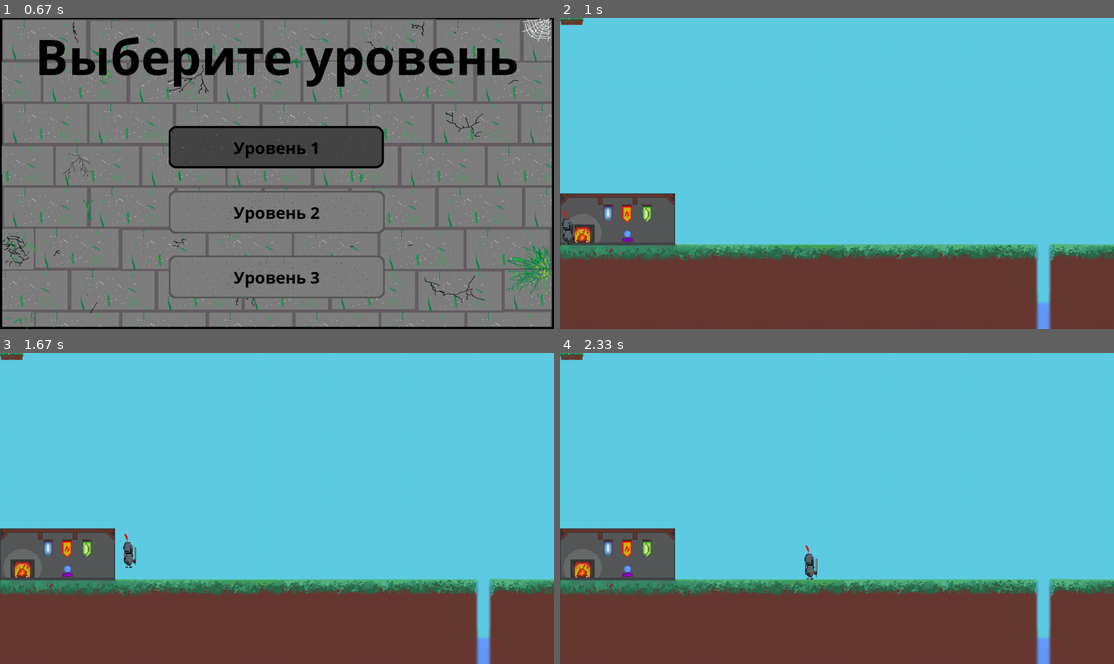
Above: before the commit, frames 1-4 (two rows, left to right).
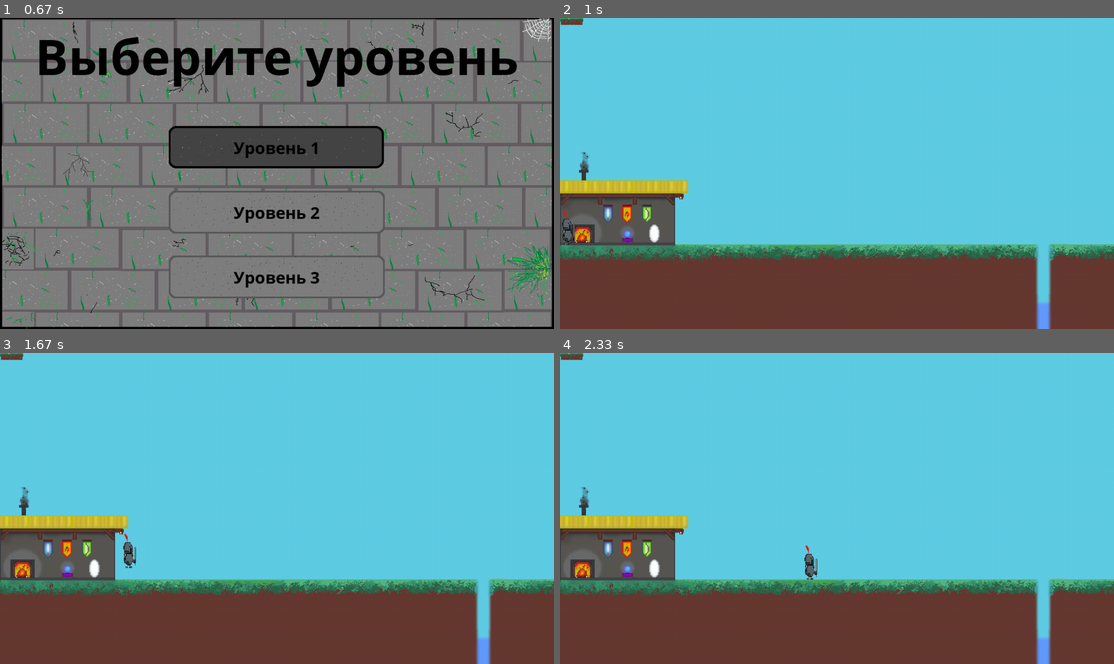
Above: after the commit, the same moments.

Repository: plov-cyber/Simple_Dungeon_PyGame
Game: pygame game, started from main.py
The game is run twice, just before and just after one commit, with the same random seed, the same clock (stepped at 60 frames per second) and the same inputs.
Inputs (mouse positions are in pixels of both pictures, inside the frame that each line leads up to):
- Up to frame 1 (0.67 s): click (277, 148) at 0.38 s
- Up to frame 2 (1 s): click (837, 148) at 0.72 s
- Up to frame 3 (1.67 s): hold Right 1-1.47 s; move the mouse to (315, 573) at 1.03 s; hold Up from 1.5 s (still down)
- Up to frame 4 (2.33 s): release Up at 1.8 s; hold Right 1.83-2.3 s

Frame 1 is identical in both runs. In frame 2, 1.3% of the frame differs, in the area x 0-24%, y 43-73%; in frame 3, 1.3%; in frame 4, 1.3%.

Commit message:
Немного изменил титры и карту первого уровня. Сделал так, чтобы скорость облаков не менялась при движении карты.

Diff:
--- a/main.py
+++ b/main.py
@@ -68,16 +68,16 @@
         super().__init__(clouds, all_sprites)
         self.image = random.choice(CLOUD_IMGS)
         self.rect = self.image.get_rect()
-        self.rect.x = random.choice([6144, -self.image.get_width()])
+        self.rect.x = random.choice([now_level.rect.x - self.rect.width, now_level.rect.x + 6144])
         self.rect.y = random.randint(0, 150)
-        self.vx = random.choice([-1, 1])
+        self.vx = random.choice([-2, -1, 1, 2])
 
     def update(self):
         """Обновление координат облака."""
-        if self.rect.x < -self.image.get_width() or self.rect.x > 6144:
+        if self.rect.x < now_level.rect.x - self.rect.width or self.rect.x > 6144:
             self.kill()
         else:
-            self.rect.x += self.vx
+            self.rect.x += self.vx - now_level.diff
 
 
 class Level(pygame.sprite.Sprite):
@@ -87,6 +87,7 @@
         """Инициализация уровня."""
         super().__init__(level, all_sprites)
         self.image = image
+        self.diff = 0
         self.rect = self.image.get_rect()
         self.rect.x, self.rect.y = 0, -500
         self.enemies = enemies
@@ -95,7 +96,10 @@
     def update(self):
         """Обновление всех спрайтов уровня."""
         if 625 <= hero.x <= 5489:
+            self.diff = hero.x - hero.rect.x + self.rect.x
             self.rect.x = -(hero.x - hero.rect.x)
+        else:
+            self.diff = 0
 
         for pl in self.platforms:
             pl.rect.x = pl.pos0[0] + self.rect.x
@@ -261,8 +265,8 @@
 
 # Уровень.
 lvl_sc = pygame.Surface((WIN_WIDTH, WIN_HEIGHT))
-l_num = None
 level_x = 0
+now_level = None
 LEVELS = [Level(pygame.transform.scale(load_image('level_1.png'), (6144, 1440)), [],
                 [Platform(2306, 496), Platform(0, 0), Platform(0, 0)])]
 ticks = 0
@@ -354,7 +358,7 @@
                 if event.type == pygame.MOUSEBUTTONUP and event.button == 1 and btn.rect.collidepoint(event.pos):
                     btn_sound.play()
                     if btn.title == 'Уровень 1':
-                        l_num = 1
+                        now_level = LEVELS[0]
                         now_screen = LVL
                     elif btn.title == 'Уровень 2':
                         pass
--- a/sources/titres.txt
+++ b/sources/titres.txt
@@ -9,4 +9,4 @@
 Хусаинов Тагир
 
 Музыка:
-Георгий Симаков
+Лев Рехлов
Binary file changed: sources/level_1.png
